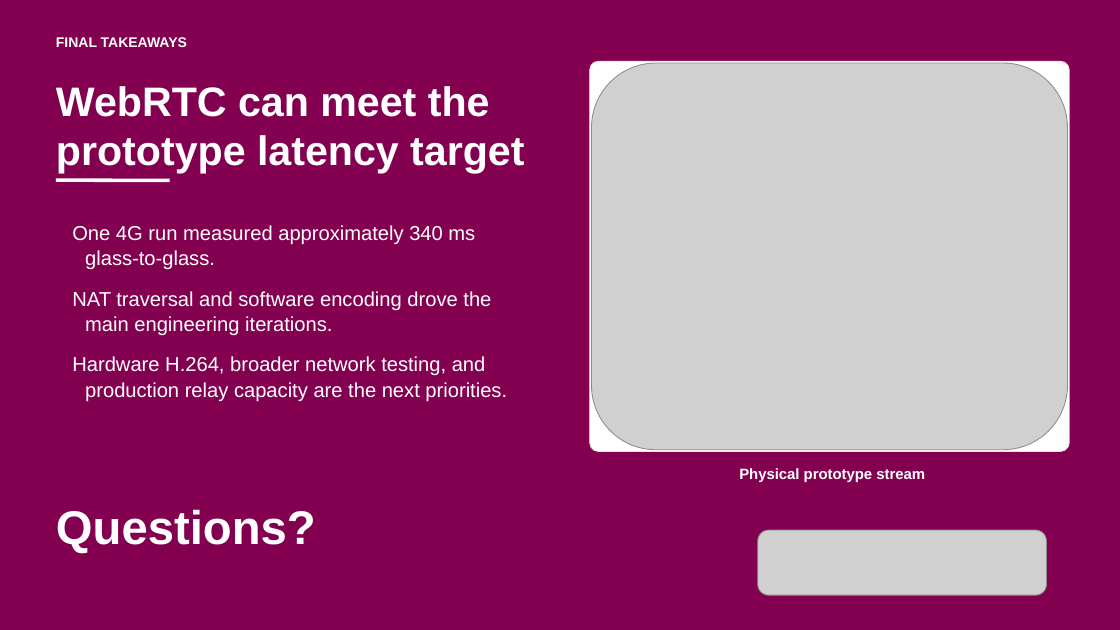
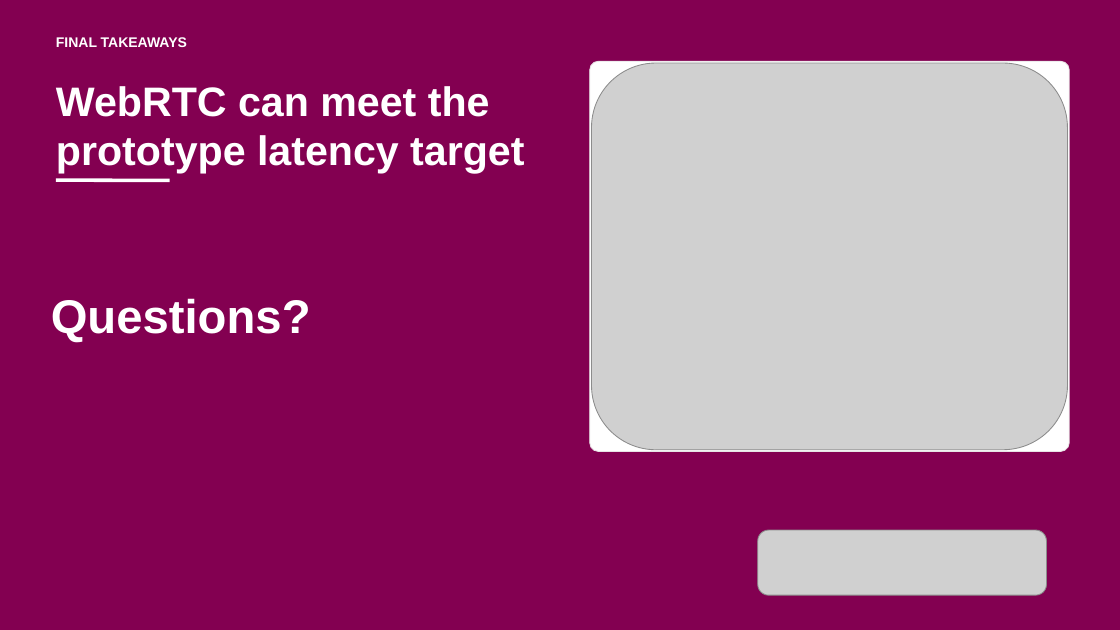
Before and after one commit to scarlet-radio-control/scarlet-radio-control, a slide deck: slide 40 of PRESENTATION.pptx (slide 42 before the commit). Drawn at 1120x630 pixels with LibreOffice and Linux fonts; fonts in the diff are those of the drawing; grey boxes stand for pictures. Boxes give left, top, right and bottom in pixels: in the first picture for what was removed or moved away, otherwise in the second. Text is boxed around its words. In the diff, an @@ line names an element or a change of style, - is before the commit and + after.

```diff
--- a/PRESENTATION.pptx
+++ b/PRESENTATION.pptx
@@ text removed at box(72, 225, 507, 402) @@
-One 4G run measured approximately 340 ms glass-to-glass.
-NAT traversal and software encoding drove the main engineering iterations.
-Hardware H.264, broader network testing, and production relay capacity are the next priorities.
@@ text "Questions?": place and size @@
-text "Questions?" at box(56, 509, 316, 554)
+text "Questions?" at box(51, 298, 311, 343)
@@ text removed at box(739, 468, 925, 482) @@
-Physical prototype stream
```
Also in this commit, not shown: 1 other slide changed, 2 slides removed.
